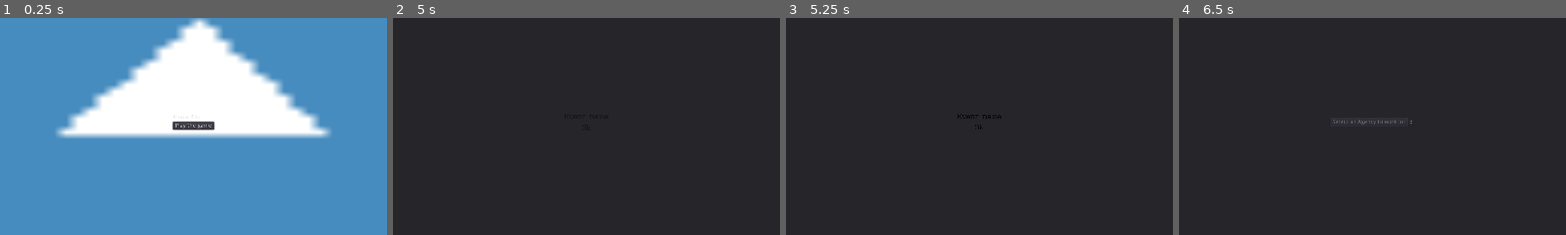
Above: before the commit, frames 1-4 (left to right).
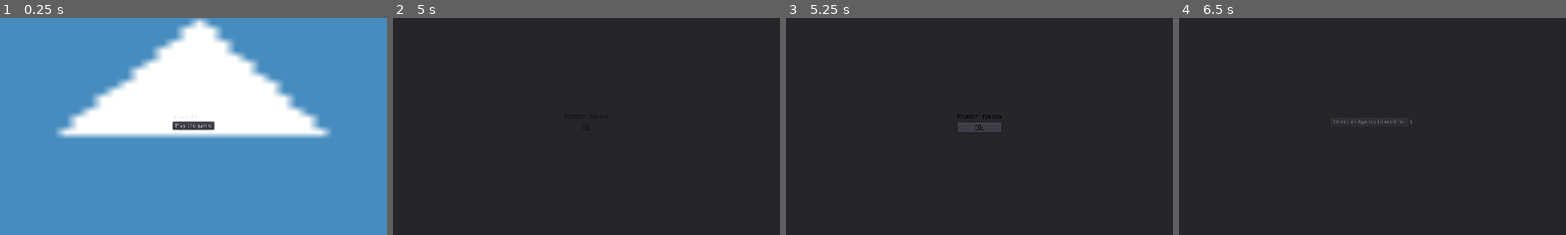
Above: after the commit, the same moments.

Repository: RisingThumb/GMTKJoinedTogether
Game: Godot game, scene res://Scenes/Title.tscn
Two runs of this game, one before a commit and one after it. Both use one fixed random seed, a clock stepped at 60 frames per second and the inputs below. The engine's default icon, where the game draws it, is replaced by a stand-in: a white triangle on a blue panel in a dark square.
Inputs:
- Up to frame 1 (0.25 s): no input
- Up to frame 2 (5 s): click "Play the game" at 0.5 s; tap Enter at 1.25, 2.75, 4.25 s; tap Space at 2, 3.5 s
- Up to frame 3 (5.25 s): click "Ok" at 5 s
- Up to frame 4 (6.5 s): click "Ok" at 5.75 s
The pictures show only the part of the screen within x 25-75%, y 26-76%; the shares and areas given below are measured in that part.

Frames 1-2 are identical in both runs. In frame 3, 0.5% of the frame differs, in the area x 44-56%, y 48-53%; in frame 4, nothing differs.

Commit message:
Panel Newspaper.

Diff:
--- a/Scenes/Theme Tester.tscn
+++ b/Scenes/Theme Tester.tscn
@@ -16,6 +16,9 @@
 margin_right = 12.0
 margin_bottom = 20.0
 text = "Button"
+__meta__ = {
+"_edit_use_anchors_": false
+}
 
 [node name="OptionButton" type="OptionButton" parent="."]
 margin_top = 50.0
@@ -40,9 +43,9 @@
 margin_bottom = 216.0
 
 [node name="CheckBox" type="CheckBox" parent="."]
-margin_top = 250.0
-margin_right = 24.0
-margin_bottom = 274.0
+margin_top = 249.439
+margin_right = 84.0
+margin_bottom = 273.439
 text = "Check Box"
 __meta__ = {
 "_edit_use_anchors_": false
@@ -61,3 +64,4 @@
 margin_top = 350.0
 margin_right = 40.0
 margin_bottom = 390.0
+theme = ExtResource( 1 )
--- a/Themes/NewspaperTheme.tres
+++ b/Themes/NewspaperTheme.tres
@@ -1,6 +1,6 @@
-[gd_resource type="Theme" load_steps=17 format=2]
+[gd_resource type="Theme" load_steps=16 format=2]
 
-[ext_resource path="res://Fonts/JMH Typewriter.ttf" type="DynamicFontData" id=1]
+[ext_resource path="res://Art/newpaperTexture.png" type="Texture" id=1]
 [ext_resource path="res://Art/Checkbox.png" type="Texture" id=2]
 [ext_resource path="res://Art/Slider.png" type="Texture" id=3]
 [ext_resource path="res://Themes/BodyText.tres" type="DynamicFont" id=4]
@@ -9,28 +9,25 @@
 
 [sub_resource type="StyleBoxFlat" id=1]
 bg_color = Color( 0.6, 0.6, 0.6, 0 )
+border_width_bottom = 1
+border_color = Color( 0, 0, 0, 1 )
+shadow_offset = Vector2( 4, 4 )
 
 [sub_resource type="StyleBoxFlat" id=2]
+bg_color = Color( 1, 1, 1, 0 )
+
+[sub_resource type="StyleBoxFlat" id=4]
+bg_color = Color( 0.6, 0.6, 0.6, 0 )
+
+[sub_resource type="StyleBoxFlat" id=5]
 bg_color = Color( 0, 0, 0, 0 )
 border_width_bottom = 1
 border_color = Color( 0, 0, 0, 1 )
 
-[sub_resource type="StyleBoxFlat" id=3]
+[sub_resource type="StyleBoxFlat" id=6]
 bg_color = Color( 0.6, 0.6, 0.6, 0 )
 border_width_bottom = 1
 border_color = Color( 0, 0, 0, 1 )
-shadow_offset = Vector2( 4, 4 )
-
-[sub_resource type="StyleBoxFlat" id=4]
-bg_color = Color( 1, 1, 1, 0 )
-
-[sub_resource type="StyleBoxFlat" id=5]
-bg_color = Color( 0.6, 0.6, 0.6, 0 )
-border_width_bottom = 1
-border_color = Color( 0, 0, 0, 1 )
-
-[sub_resource type="StyleBoxLine" id=6]
-thickness = 2
 
 [sub_resource type="StyleBoxLine" id=7]
 thickness = 2
@@ -41,12 +38,11 @@
 [sub_resource type="StyleBoxLine" id=9]
 thickness = 2
 
-[sub_resource type="DynamicFont" id=10]
-size = 18
-font_data = ExtResource( 1 )
+[sub_resource type="StyleBoxTexture" id=10]
+texture = ExtResource( 1 )
+region_rect = Rect2( 0, 0, 600, 400 )
 
 [resource]
-default_font = SubResource( 10 )
 Button/colors/font_color = Color( 0, 0, 0, 1 )
 Button/colors/font_color_disabled = Color( 0, 0, 0, 0.486275 )
 Button/colors/font_color_hover = Color( 0, 0, 0, 1 )
@@ -55,7 +51,7 @@
 Button/fonts/font = null
 Button/styles/disabled = SubResource( 1 )
 Button/styles/focus = SubResource( 2 )
-Button/styles/hover = SubResource( 3 )
+Button/styles/hover = null
 Button/styles/normal = SubResource( 4 )
 Button/styles/pressed = SubResource( 5 )
 CheckBox/icons/ = ExtResource( 2 )
@@ -108,4 +104,4 @@
 OptionButton/styles/hover = null
 OptionButton/styles/normal = null
 OptionButton/styles/pressed = null
-Panel/styles/panel = null
+Panel/styles/panel = SubResource( 10 )
